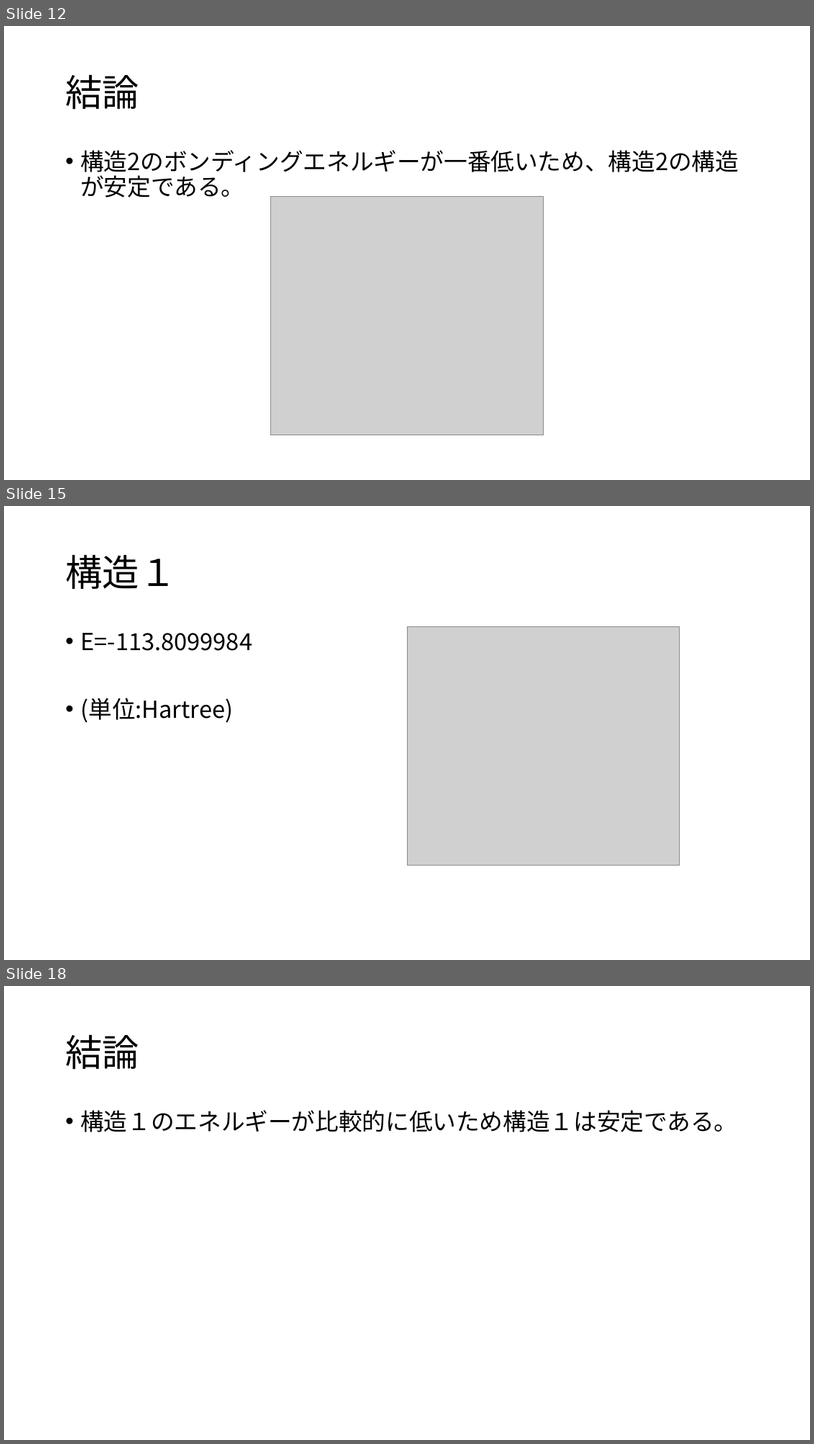
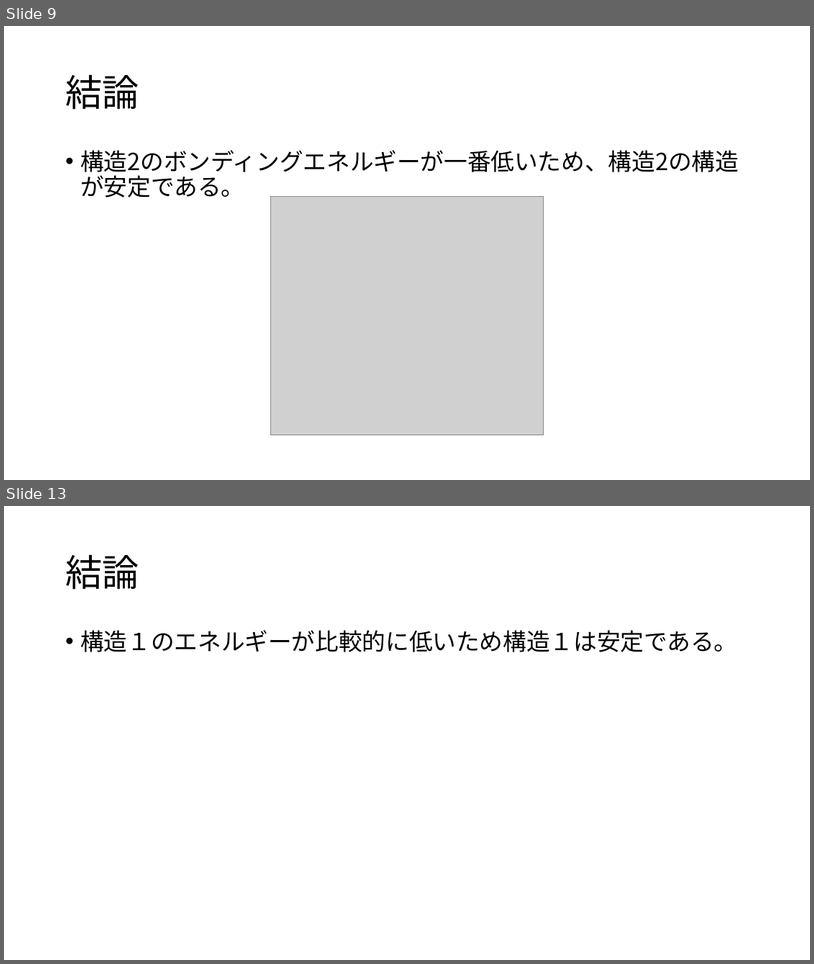
Before and after one commit to tabiseal/Qpcdata, a slide deck: 20230623pre.pptx. Shown one above the other, each under a label of ours: slides 12, 15 and 18 before the commit, slides 9 and 13 after it; the slides between them are not shown. The pictures are 814x1444 and 814x964 pixels, drawn with LibreOffice and Linux fonts; fonts in the diff are those of the drawing; grey boxes stand for pictures. Boxes give left, top, right and bottom in pixels: in the first picture for what was removed or moved away, otherwise in the second. Text is boxed around its words. In the diff, an @@ line names an element or a change of style, - is before the commit and + after.

```diff
--- a/20230623pre.pptx
+++ b/20230623pre.pptx
@@ slide 15 removed at <box>4,506,810,960</box>, background #FFFFFF @@
@@ title removed at <box>65,555,176,589</box> @@
-構造１
@@ text removed at <box>80,633,252,722</box> @@
-• E=-113.8099984
-• (単位:Hartree)
@@ picture removed at <box>407,627,680,865</box> @@
@@ what was slide 12 is now slide 9 @@
@@ what was slide 18 is now slide 13 @@
```
Also in this commit, not shown: 5 slides changed, 4 slides added, 8 other slides removed.
